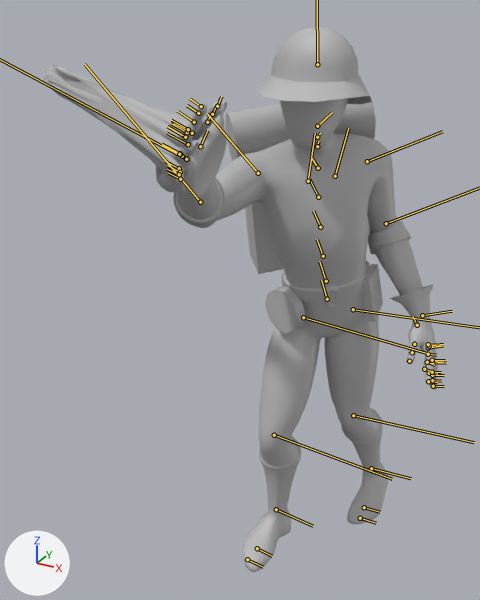
What one commit did to the FBX model Assets/Models/Character/Character@ChamberReaction.fbx.
Camera for both pictures: a camera (50 mm lens) standing at (0.694, -2.09, 1.792) and looking at (-0.187, -0.487, 0.991). The lights are fixed; the arrows at lower left show +X, +Y and +Z. Both versions are drawn at frame 19 of the action 'Take 001|BaseLayer'; the numbers are the values there. The bones that bend it are drawn over the model as lines.

In view in the first picture: 'AstrolabeLP', 'Backpack', 'Bedroll', 'Canteen', 'Character', 'Hat', 'Left_Cuff', 'Pouch', 'Right_Cuff'.
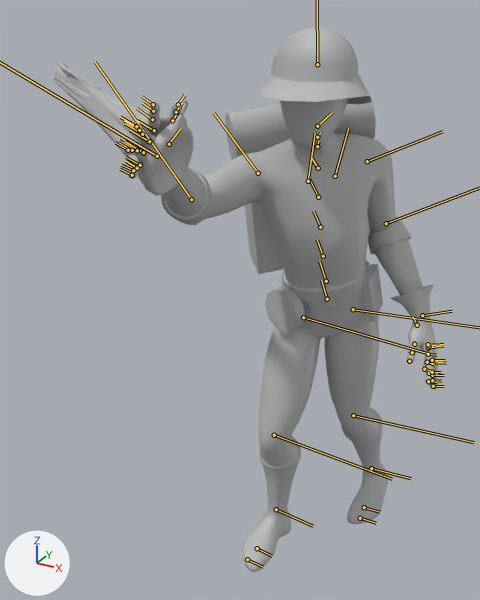
Commit message: Astrolabe Chamber Elevator Cutscene
Finished making a cutscene for the astrolabe chamber.

Where the change shows, as pixel boxes [x1, y1, x2, y2] in the pictures (480 x 600 px):
'Character', posed
    before: [43, 64, 438, 572]
    after: [51, 61, 438, 572]
'AstrolabeLP', posed (18% wider)
    before: [183, 101, 227, 199]
    after: [142, 100, 194, 196]
'Right_Cuff', posed
    before: [108, 124, 194, 192]
    after: [138, 136, 156, 183]
bone 'AnimaticMale_r_Arm_ShoulderSHJnt', root to tip
    before: (258, 173) to (207, 113)
    after: (258, 173) to (213, 112)

Diff of the bpy script that builds the scene:
```diff
--- a/Assets/Models/Character/Character@ChamberReaction.fbx.py
+++ b/Assets/Models/Character/Character@ChamberReaction.fbx.py
@@ bone_animaticmale_r_arm_shouldershjnt @@
 bone_animaticmale_r_arm_shouldershjnt = bpy.data.objects['Armature'].pose.bones['AnimaticMale_r_Arm_ShoulderSHJnt']  # child of 'AnimaticMale_r_Arm_ClavicleSHJnt'
-bone_animaticmale_r_arm_shouldershjnt.rotation_quaternion = (0.84, -0.419, 0.295, -0.176)  # degrees (-60, 20, -35)
+bone_animaticmale_r_arm_shouldershjnt.rotation_quaternion = (0.837, -0.455, 0.228, -0.2)  # degrees (-61, 12, -34)
```
